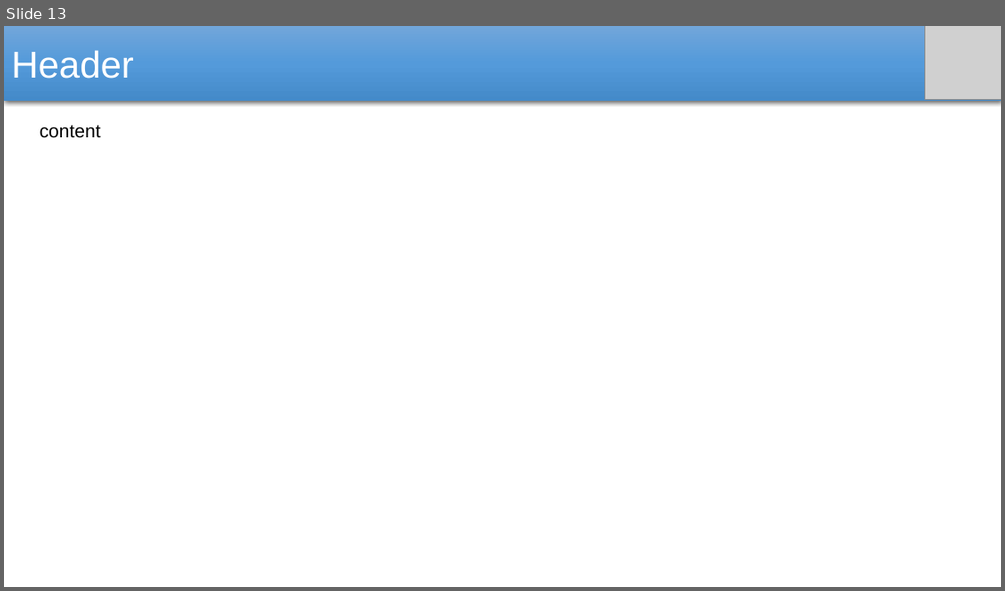
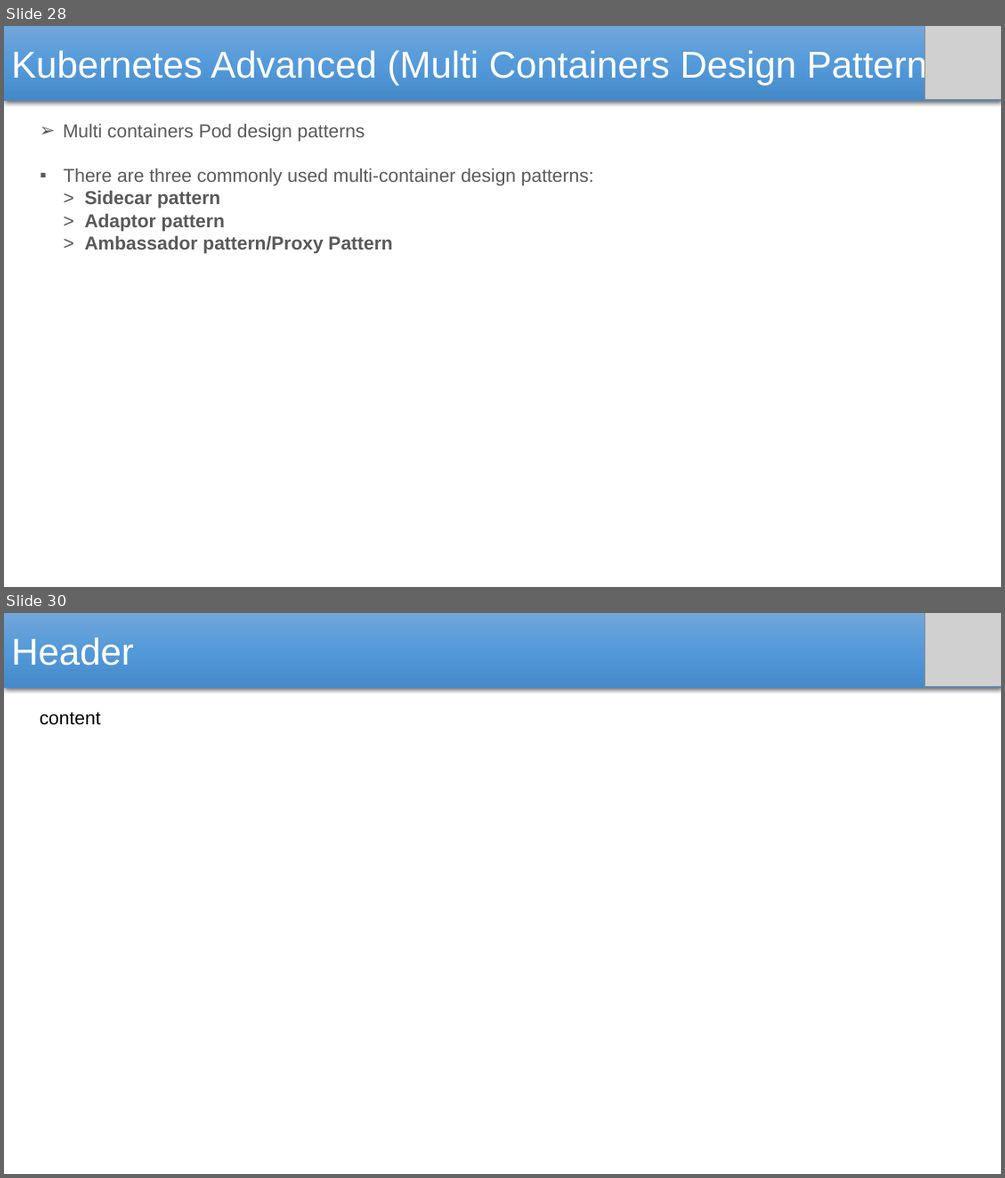
Before and after one commit to SubhadeepSen/Kubernetes-Learning, a slide deck: Kubernetes.pptx. Shown one above the other, each under a label of ours: slide 13 before the commit, slides 28 and 30 after it; the slides between them are not shown. The pictures are 1005x591 and 1005x1178 pixels, drawn with LibreOffice and Linux fonts; fonts in the diff are those of the drawing; grey boxes stand for pictures. Boxes give left, top, right and bottom in pixels: in the first picture for what was removed or moved away, otherwise in the second. Text is boxed around its words. In the diff, an @@ line names an element or a change of style, - is before the commit and + after.

Commit message:
resource requirement and multicontainers pod

```diff
--- a/Kubernetes.pptx
+++ b/Kubernetes.pptx
@@ slide 28 added at <box>4,26,1001,587</box>, background #FFFFFF @@
@@ rectangle added at <box>4,26,1001,101</box>, fill gradient #71A6DB to #559BDB to #448ACA, 36 pt, text #FFFFFF @@
+Kubernetes Advanced (Multi Containers Design Pattern)
@@ picture added at <box>925,26,1001,99</box> @@
@@ text added at <box>63,124,365,141</box>, 18 pt, text #595959 @@
+➢ Multi containers Pod design patterns
@@ text added at <box>64,168,594,253</box>, 18 pt, text #595959 @@
+▪ There are three commonly used multi-container design patterns:
+  > Sidecar pattern
+  > Adaptor pattern
+  > Ambassador pattern/Proxy Pattern
@@ what was slide 13 is now slide 30 @@
```
Also in this commit, not shown: 6 slides changed, 16 other slides added, 2 other files.
